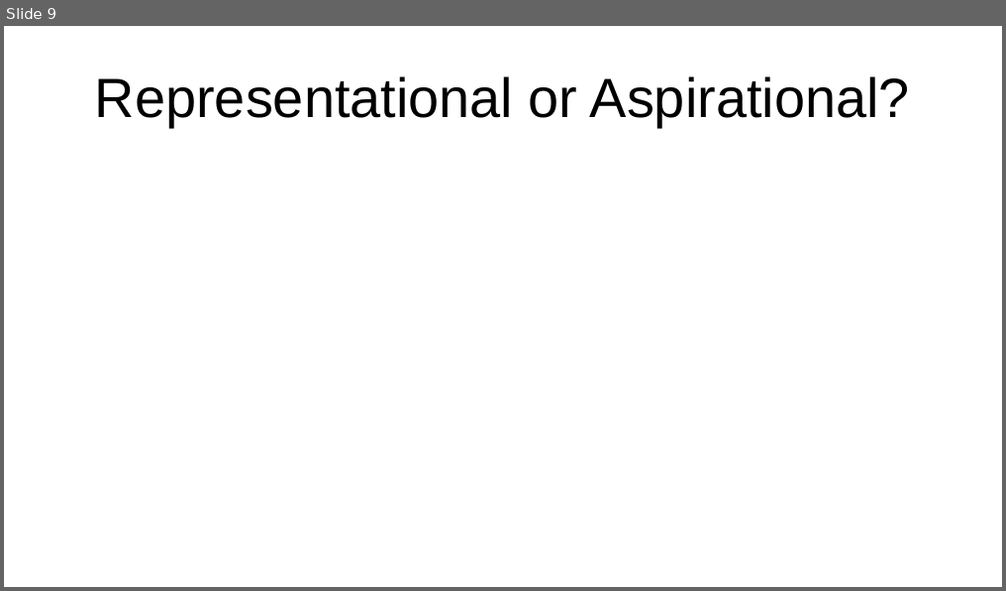
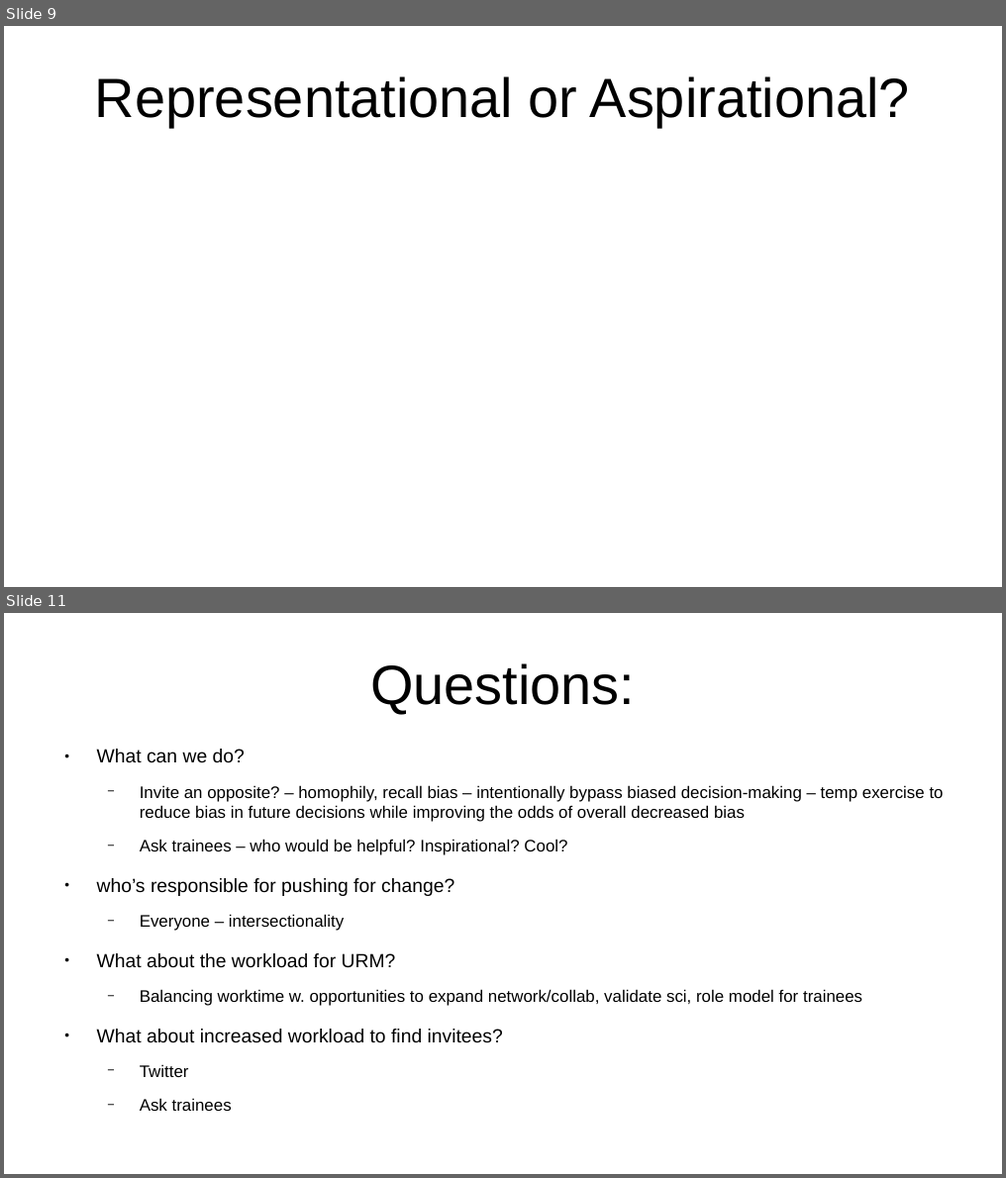
Before and after one commit to akhagan/Hagan_Libertucci_SpeakerDiversity_XXXX_2019, a slide deck: MI_div_present.odp. Shown one above the other, each under a label of ours: slide 9 before the commit, slides 9 and 11 after it; the slides between them are not shown. The pictures are 1006x591 and 1006x1178 pixels, drawn with LibreOffice and Linux fonts; fonts in the diff are those of the drawing. Boxes give left, top, right and bottom in pixels: in the first picture for what was removed or moved away, otherwise in the second. Text is boxed around its words. In the diff, an @@ line names an element or a change of style, - is before the commit and + after.

```diff
--- a/MI_div_present.odp
+++ b/MI_div_present.odp
@@ slide 11 added at (4,613,1002,1174), background #FFFFFF @@
@@ title added at (370,663,635,714), 44 pt, text #000000 @@
+Questions:
@@ text added at (97,749,944,1077), 13.3 pt, text #000000 @@
+● What can we do?
+  − Invite an opposite? – homophily, recall bias – intentionally bypass biased decision-making – temp exercise to reduce bias in future decisions while improving the odds of overall decreased bias
+  − Ask trainees – who would be helpful? Inspirational? Cool?
+● who’s responsible for pushing for change?
+  − Everyone – intersectionality
+● What about the workload for URM?
+  − Balancing worktime w. opportunities to expand network/collab, validate sci, role model for trainees
+● What about increased workload to find invitees?
+  − Twitter
+  − Ask trainees
```
Also in this commit, not shown: 1 other slide added, 1 slide removed, 7 other files.
